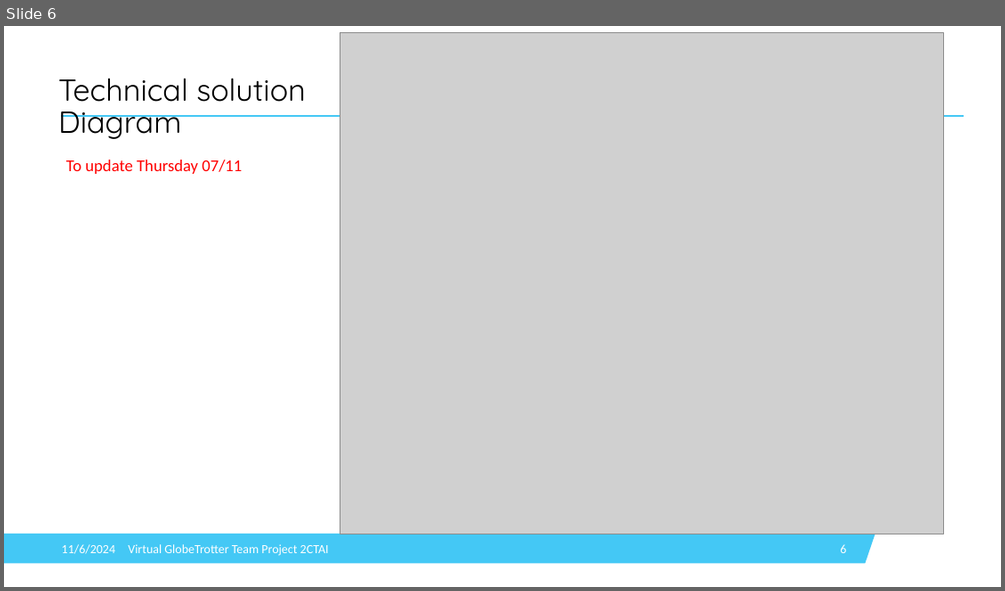
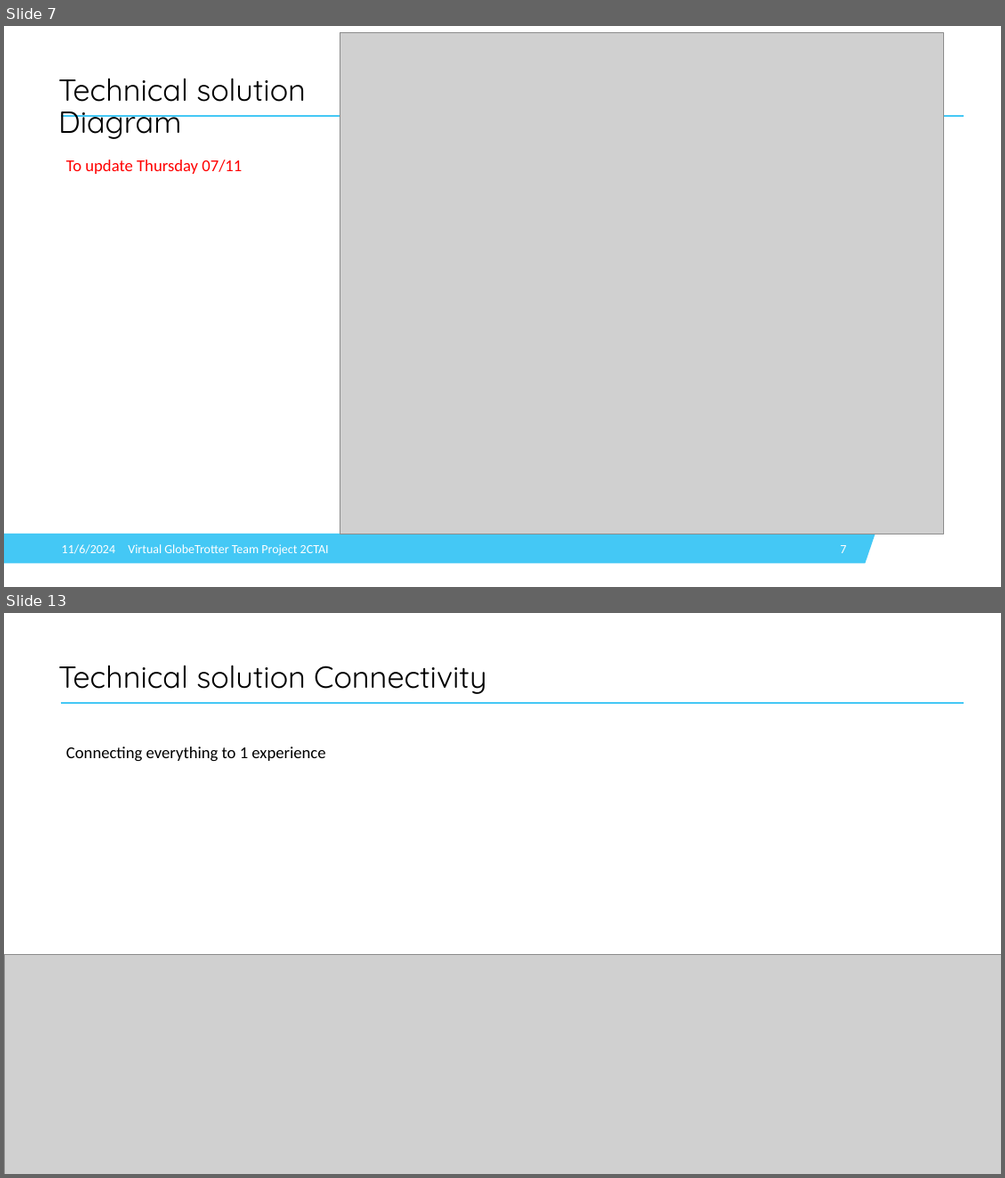
Before and after one commit to IsabelleDesle/VirtualGlobeTrotter, a slide deck: PresentationVGT.pptx. Shown one above the other, each under a label of ours: slide 6 before the commit, slides 7 and 13 after it; the slides between them are not shown. The pictures are 1005x591 and 1005x1178 pixels, drawn with LibreOffice and Linux fonts; fonts in the diff are those of the drawing; grey boxes stand for pictures; background and template pictures are left out. Boxes give left, top, right and bottom in pixels: in the first picture for what was removed or moved away, otherwise in the second. Text is boxed around its words. In the diff, an @@ line names an element or a change of style, - is before the commit and + after.

```diff
--- a/PresentationVGT.pptx
+++ b/PresentationVGT.pptx
@@ slide 13 added at (x1=4, y1=613, x2=1001, y2=1174), background #FFFFFF; not listed: 2 template elements that a slide beside it also shows @@
@@ title added at (x1=58, y1=665, x2=486, y2=694), 44 pt, text #000000 @@
+Technical solution Connectivity
@@ text added at (x1=66, y1=747, x2=325, y2=762), 24 pt, text #000000 @@
+Connecting everything to 1 experience
@@ picture added at (x1=4, y1=955, x2=1001, y2=1174) @@
@@ what was slide 6 is now slide 7 @@
@@ page number at (x1=840, y1=545, x2=846, y2=553): text changed @@
-6
+7
```
Also in this commit, not shown: 8 slides changed, 2 slides removed.
